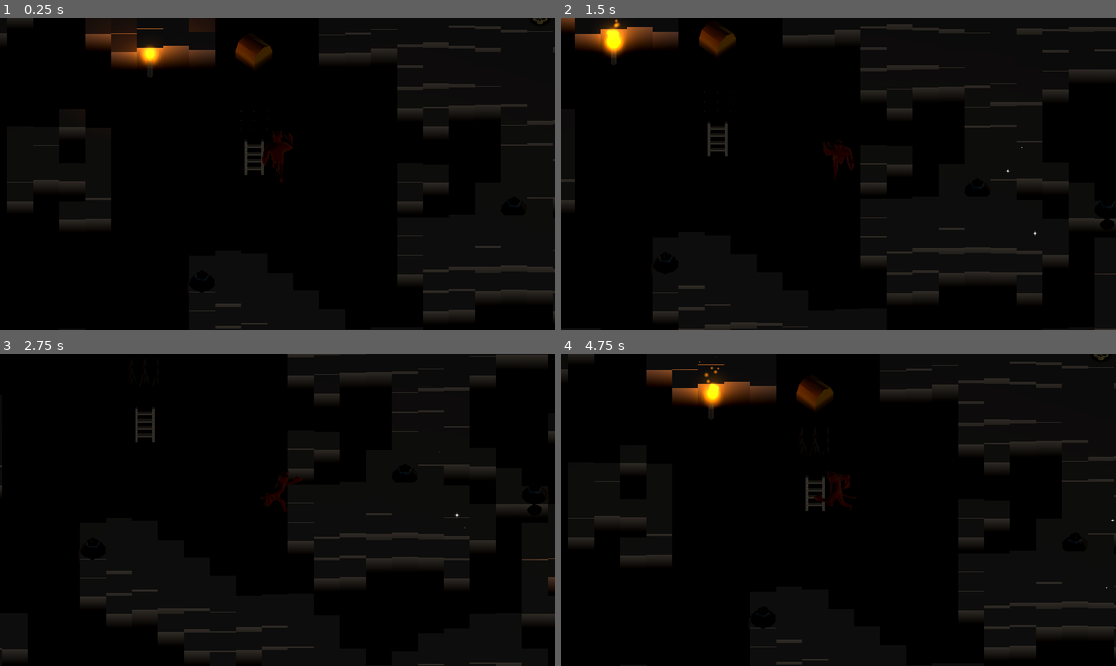
Above: before the commit, frames 1-4 (two rows, left to right).
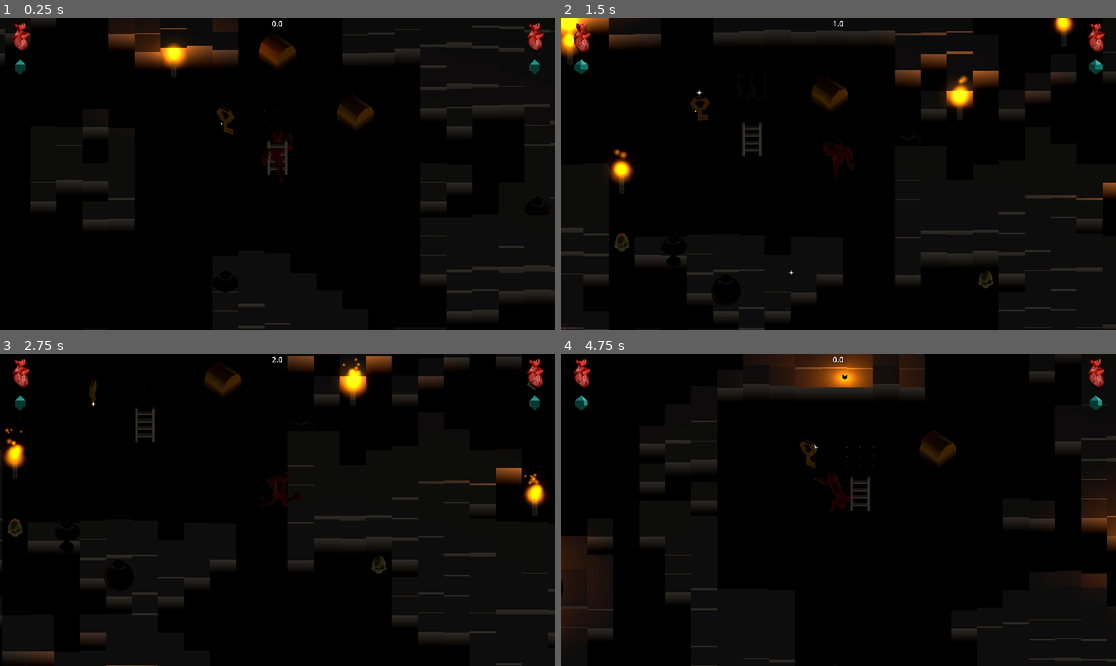
Above: after the commit, the same moments.

Repository: Xsf57i2G/dungeon_crawl_top_down
Game: Godot game, scene res://game.tscn
Same seed, same stepped clock (60 frames per second), same inputs: the game is played once before the commit and once after it. Before the commit the project starts from res://world/level_1.tscn.
Inputs (mouse positions are in pixels of both pictures, inside the frame that each line leads up to):
- Up to frame 1 (0.25 s): no input
- Up to frame 2 (1.5 s): move the mouse to (960, 158) at 0.52 s; hold D (right) 0.53-1.28 s; tap F (interact) at 0.6, 1.35 s; tap Space (jump) at 0.77 s; move the mouse to (727, 189) at 1.27 s; hold S (backward) from 1.28 s (still down)
- Up to frame 3 (2.75 s): tap Space (jump) at 1.52 s; move the mouse to (333, 441) at 2.02 s; release S (backward) at 2.03 s; hold D (right) from 2.03 s (still down); tap Shift (sprint) at 2.1 s; tap F (interact) at 2.3 s
- Up to frame 4 (4.75 s): move the mouse to (810, 572) at 2.77 s; release D (right) at 2.78 s; hold W (forward) 2.78-3.53 s; right-click (810, 572) at 2.85 s; tap Space (jump) at 3.02, 3.77, 4.52 s; tap F (interact) at 3.05, 3.8, 4.55 s; move the mouse to (1005, 556) at 3.52 s; hold A (left) from 3.53 s (still down); tap G (throw) at 3.6 s; move the mouse to (672, 463) at 4.27 s; click (672, 463) at 4.35 s

The runs differ from the first frame. In frame 1, 7.5% of the frame differs, in the area x 0-100%, y 0-100%; in frame 2, 11%; in frame 3, 8.6%; in frame 4, 13%.

Commit message:
Fixed ladder

Diff:
--- a/character/character.tscn
+++ b/character/character.tscn
@@ -287,5 +287,7 @@
 shape = SubResource("SphereShape3D_kajld")
 
 [node name="Hand" type="Marker3D" parent="Armature/Skeleton3D/MeshInstance3D/Inventory"]
+transform = Transform3D(1, 0, 0, 0, 1, 0, 0, 0, 1, 0, 1.2, -0.8)
 
 [node name="Back" type="Marker3D" parent="Armature/Skeleton3D/MeshInstance3D/Inventory"]
+transform = Transform3D(1, 0, 0, 0, 1, 0, 0, 0, 1, 0, 1.5, 0.6)
--- a/character/demon.tscn
+++ b/character/demon.tscn
@@ -37,12 +37,6 @@
 [node name="Inventory" parent="Armature/Skeleton3D/MeshInstance3D" index="0"]
 collision_mask = 12
 
-[node name="Hand" parent="Armature/Skeleton3D/MeshInstance3D/Inventory" index="1"]
-transform = Transform3D(1, 0, 0, 0, 1, 0, 0, 0, 1, 0, 1, -1)
-
-[node name="Back" parent="Armature/Skeleton3D/MeshInstance3D/Inventory" index="2"]
-transform = Transform3D(1, 0, 0, 0, 1, 0, 0, 0, 1, 0, 1.5, 0.2)
-
 [node name="Camera3D" type="Camera3D" parent="." index="7"]
 transform = Transform3D(1, 0, 0, 0, 0.707107, 0.707107, 0, -0.707107, 0.707107, 0, 16, 16)
 projection = 1
--- a/character/src/demon.gd
+++ b/character/src/demon.gd
@@ -11,7 +11,7 @@
 	if direction:
 		move(direction)
 
-		$Armature/Skeleton3D/MeshInstance3D.look_at(global_transform.origin + direction)
+		$Armature/Skeleton3D/MeshInstance3D.look_at(position + direction)
 	else:
 		move(Vector3.ZERO)
 
--- a/project.godot
+++ b/project.godot
@@ -12,7 +12,7 @@
 
 config/name="Dungeon Crawl Top Down"
 config/tags=PackedStringArray("3d", "roguelike")
-run/main_scene="res://world/level_1.tscn"
+run/main_scene="res://game.tscn"
 config/features=PackedStringArray("4.4", "Forward Plus")
 boot_splash/show_image=false
 boot_splash/fullsize=false
--- a/world/ladder.gd
+++ b/world/ladder.gd
@@ -4,7 +4,7 @@
 func _process(_delta):
 	if Input.is_action_just_pressed("interact"):
 		for body in $Area3D.get_overlapping_bodies():
-			if body is Mercenary:
+			if body is Demon:
 				decent()
 
 func decent():
--- a/world/ladder.tscn
+++ b/world/ladder.tscn
@@ -1,6 +1,7 @@
-[gd_scene load_steps=5 format=4 uid="uid://bjrwnvm8ujd1n"]
+[gd_scene load_steps=7 format=4 uid="uid://bjrwnvm8ujd1n"]
 
 [ext_resource type="PackedScene" uid="uid://i3iy6jlim87u" path="res://world/fixtures.tscn" id="1_2gar2"]
+[ext_resource type="Script" path="res://world/ladder.gd" id="2_jsj5f"]
 
 [sub_resource type="StandardMaterial3D" id="StandardMaterial3D_rwwfw"]
 resource_name = "Material"
@@ -42,7 +43,12 @@
 blend_shape_mode = 0
 shadow_mesh = SubResource("ArrayMesh_u6tvi")
 
+[sub_resource type="BoxShape3D" id="BoxShape3D_3usvt"]
+size = Vector3(2, 2, 2)
+
 [node name="Ladder" instance=ExtResource("1_2gar2")]
+collision_layer = 0
+script = ExtResource("2_jsj5f")
 
 [node name="MeshInstance3D" parent="." index="0"]
 mesh = SubResource("ArrayMesh_jq5c7")
@@ -53,5 +59,9 @@
 [node name="Shadow" parent="." index="2"]
 transform = Transform3D(20, 0, 0, 0, -8.74228e-07, -20, 0, 20, -8.74228e-07, 0, 0, 0)
 
+[node name="Area3D" parent="." index="3"]
+collision_mask = 2
+
 [node name="CollisionShape3D" parent="Area3D" index="0"]
 transform = Transform3D(1, 0, 0, 0, 1, 0, 0, 0, 1, 0, 0.5, 0)
+shape = SubResource("BoxShape3D_3usvt")
--- a/world/level_1.tscn
+++ b/world/level_1.tscn
@@ -1,10 +1,12 @@
-[gd_scene load_steps=14 format=3 uid="uid://cqfeuif3ilyqa"]
+[gd_scene load_steps=16 format=3 uid="uid://cqfeuif3ilyqa"]
 
 [ext_resource type="Script" path="res://world/level_1.gd" id="1_5qmym"]
 [ext_resource type="Texture2D" uid="uid://xubxoy5ee68g" path="res://world/ground.png" id="3_wlqye"]
 [ext_resource type="Texture2D" uid="uid://cr1l52ewgpigd" path="res://world/ground_n.png" id="4_02qcs"]
 [ext_resource type="PackedScene" uid="uid://cd1nowj7ql24m" path="res://world/spikes.tscn" id="5_h6uh2"]
 [ext_resource type="PackedScene" uid="uid://ds7eoymvgwxcl" path="res://character/demon.tscn" id="5_j1ywm"]
+[ext_resource type="PackedScene" uid="uid://0uudipouqipi" path="res://item/key.tscn" id="6_r3te7"]
+[ext_resource type="PackedScene" uid="uid://1i2ivhttko7d" path="res://item/chest.tscn" id="7_ntj8f"]
 
 [sub_resource type="ProceduralSkyMaterial" id="ProceduralSkyMaterial_piqll"]
 sky_top_color = Color(0, 0, 0, 1)
@@ -68,3 +70,9 @@
 transform = Transform3D(1, 0, 0, 0, 1, 0, 0, 0, 1, 0, -1, -3)
 
 [node name="Demon" parent="." instance=ExtResource("5_j1ywm")]
+
+[node name="Key" parent="." instance=ExtResource("6_r3te7")]
+transform = Transform3D(0.707107, 0, -0.707107, 0, 1, 0, 0.707107, 0, 0.707107, -2, 1, -2)
+
+[node name="Chest" parent="." instance=ExtResource("7_ntj8f")]
+transform = Transform3D(0.707107, 0, -0.707107, 0, 1, 0, 0.707107, 0, 0.707107, 3, 0.5, -3)
